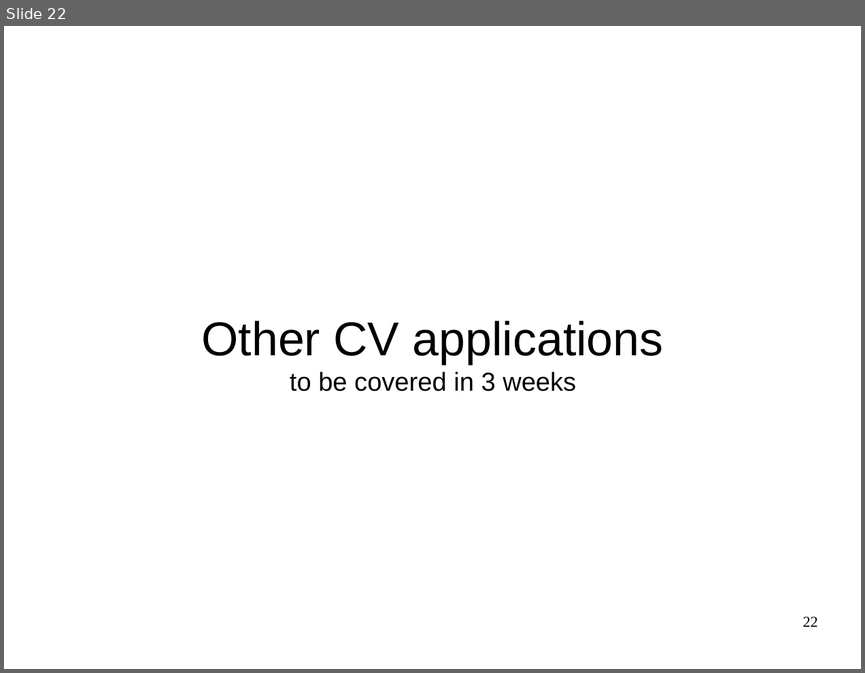
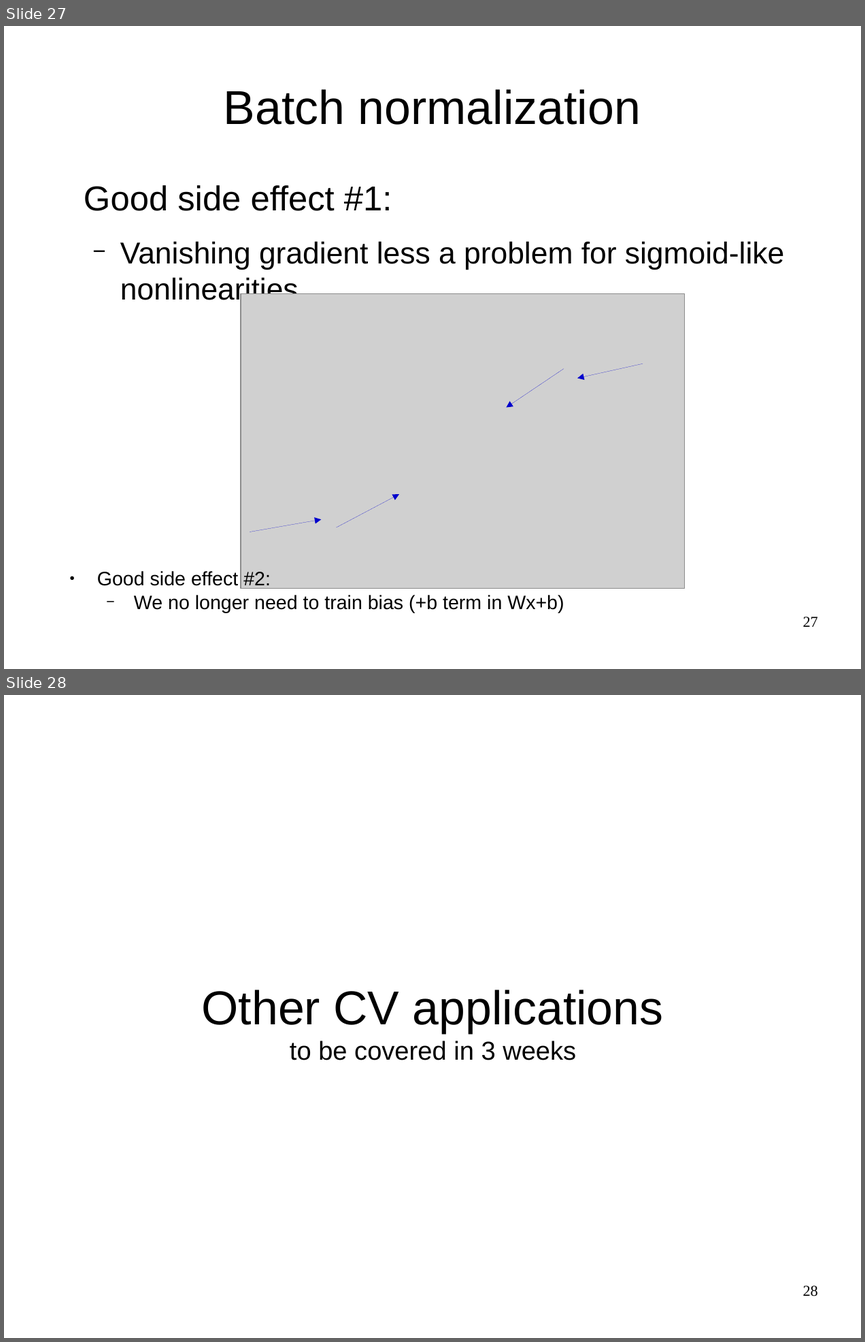
Before and after one commit to yandexdataschool/Practical_DL, a slide deck: week2/lecture2.odp. Shown one above the other, each under a label of ours: slide 22 before the commit, slides 27 and 28 after it. The pictures are 865x673 and 865x1342 pixels, drawn with LibreOffice and Linux fonts; fonts in the diff are those of the drawing; grey boxes stand for pictures. Boxes give left, top, right and bottom in pixels: in the first picture for what was removed or moved away, otherwise in the second. Text is boxed around its words. In the diff, an @@ line names an element or a change of style, - is before the commit and + after.

```diff
--- a/week2/lecture2.odp
+++ b/week2/lecture2.odp
@@ slide 27 added at [4, 26, 861, 669], background #FFFFFF @@
@@ title added at [224, 89, 640, 125], 44 pt, text #000000 @@
+Batch normalization
@@ text added at [84, 185, 784, 305], 28 pt, text #000000 @@
+Good side effect #1:
+  − Vanishing gradient less a problem for sigmoid-like nonlinearities
@@ picture added at [241, 294, 684, 589] @@
@@ arrow added from (564, 369) to (507, 407), #0000CC 0 pt @@
@@ arrow added from (643, 363) to (578, 378), #0000CC 0 pt @@
@@ arrow added from (336, 527) to (399, 494), #0000CC 0 pt @@
@@ arrow added from (249, 531) to (321, 519), #0000CC 0 pt @@
@@ text added at [97, 571, 564, 612], 18 pt, text #000000 @@
+● Good side effect #2:
+  − We no longer need to train bias (+b term in Wx+b)
@@ page number added at [803, 616, 818, 626], 14 pt, text #000000 @@
+27
@@ what was slide 22 is now slide 28 @@
@@ page number at [803, 1285, 818, 1296]: text changed @@
-22
+28
```
Also in this commit, not shown: 5 slides changed, 5 other slides added, 1 other file.
